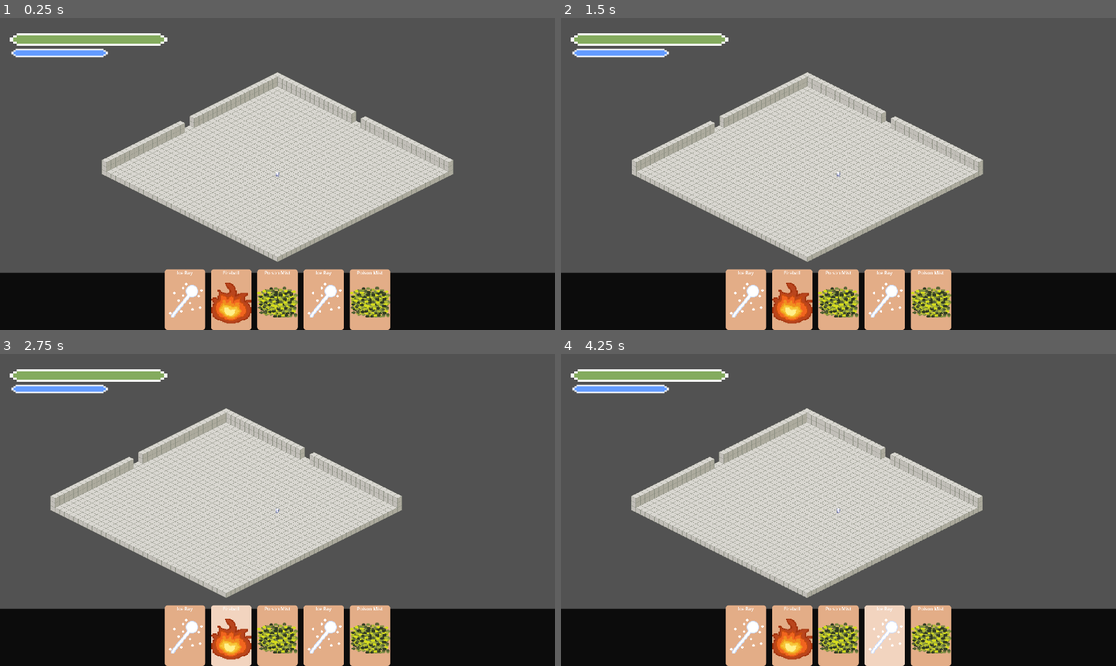
Above: before the commit, frames 1-4 (two rows, left to right).
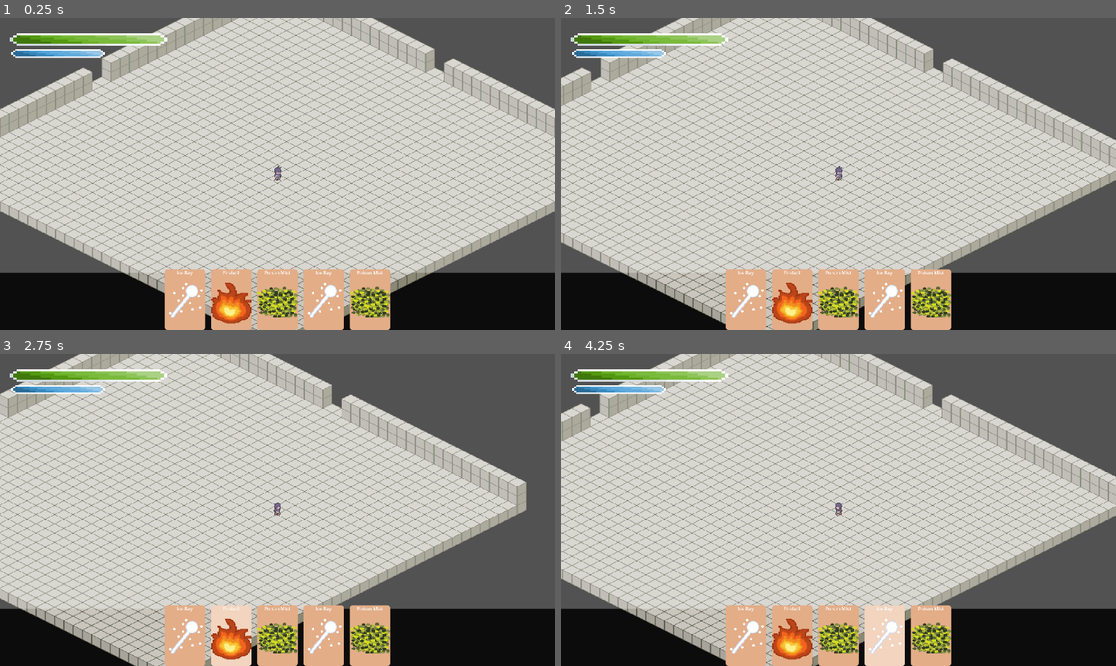
Above: after the commit, the same moments.

Repository: XxItsGoatedxX/IsometricGame
Game: Godot game, scene res://scenes/Main.tscn
Two runs of this game, one before a commit and one after it. Both use one fixed random seed, a clock stepped at 60 frames per second and the inputs below.
Inputs (mouse positions are in pixels of both pictures, inside the frame that each line leads up to):
- Up to frame 1 (0.25 s): no input
- Up to frame 2 (1.5 s): tap Enter at 0.5 s; move the mouse to (960, 158) at 0.52 s; hold D (move_right) 0.53-1.25 s; hold Shift (sprint) 0.53-1.25 s; click (960, 158) at 0.67 s; drag from (727, 189) to (810, 236) at 1.27 s
- Up to frame 3 (2.75 s): tap Space at 2 s; move the mouse to (333, 441) at 2.02 s; hold D (move_right) from 2.03 s (still down); tap 2 at 2.1 s
- Up to frame 4 (4.25 s): release D (move_right) at 2.75 s; drag from (810, 572) to (672, 463) at 2.77 s; tap Enter at 3.5 s; move the mouse to (1005, 556) at 3.52 s; hold A (move_left) from 3.53 s (still down); tap 4 at 3.6 s

The runs differ from the first frame. In frame 1, 54% of the frame differs, in the area x 0-100%, y 0-100%; in frame 2, 54%; in frame 3, 51%; in frame 4, 53%.

Commit message:
Changed Sprite
Changed Sprite to allow for more animations (Will be changed again later)

Diff:
--- a/scenes/Main.tscn
+++ b/scenes/Main.tscn
@@ -303,10 +303,15 @@
 layout_mode = 0
 offset_left = -25.0
 offset_top = -36.0
-offset_right = 438.0
-offset_bottom = 273.0
+offset_right = 426.0
+offset_bottom = 276.0
 value = 100.0
 nine_patch_stretch = true
 texture_under = ExtResource("8_lhr70")
 texture_over = ExtResource("10_bjd11")
 texture_progress = ExtResource("11_wp0k4")
+
+[node name="StaticBody2D" type="StaticBody2D" parent="."]
+
+[node name="CollisionPolygon2D" type="CollisionPolygon2D" parent="StaticBody2D"]
+polygon = PackedVector2Array(-591, -8, -2, 287, 592, -9, 287, -160, 304, -169, 272, -183, 256, -176, 1, -305, -288, -159, -304, -167, -332, -152, -322, -145, -575, -17, -706, -102, 21, -457, 722, -110, 754, 58, 83, 403, -504, 315, -693, -33, -582, -15)
--- a/scenes/player.tscn
+++ b/scenes/player.tscn
@@ -1,81 +1,329 @@
-[gd_scene load_steps=22 format=3 uid="uid://bfutcib80jvqp"]
-
-[ext_resource type="Texture2D" uid="uid://col7r6srwrk4l" path="res://assets/Small-8-Direction-Characters_by_AxulArt/Small-8-Direction-Characters_by_AxulArt/Small-8-Direction-Characters_by_AxulArt.png" id="1_3vyb7"]
+[gd_scene load_steps=84 format=3 uid="uid://bfutcib80jvqp"]
+
 [ext_resource type="Script" uid="uid://cgm2i5b7aqh8i" path="res://scripts/player.gd" id="1_g2els"]
-
-[sub_resource type="AtlasTexture" id="AtlasTexture_g2els"]
-atlas = ExtResource("1_3vyb7")
-region = Rect2(80, 48, 16, 24)
+[ext_resource type="Texture2D" uid="uid://fapnx0jyqy1c" path="res://assets/The Male adventurer - Free/Idle/idle.png" id="2_ur7pv"]
+[ext_resource type="Texture2D" uid="uid://dnx1xoypbxche" path="res://assets/The Male adventurer - Free/Walk/walk.png" id="3_ur7pv"]
+[ext_resource type="Texture2D" uid="uid://ccfnbgxjrbfsy" path="res://assets/The Male adventurer - Free/Walk/walk_up.png" id="4_y4r1p"]
+[ext_resource type="Texture2D" uid="uid://dsnfmvmvmf3jk" path="res://assets/The Male adventurer - Free/Walk/walk_left_up.png" id="5_d2wvv"]
+[ext_resource type="Texture2D" uid="uid://esc2rslpw3vx" path="res://assets/The Male adventurer - Free/Walk/walk_right_up.png" id="6_3v2ag"]
+[ext_resource type="Texture2D" uid="uid://by5oqmtiob86w" path="res://assets/The Male adventurer - Free/Walk/walk_down.png" id="7_jej6c"]
+[ext_resource type="Texture2D" uid="uid://c8ufbuaoipkq2" path="res://assets/The Male adventurer - Free/Walk/walk_right_down.png" id="8_f1ej7"]
+[ext_resource type="Texture2D" uid="uid://bojtdtrw1dj7v" path="res://assets/The Male adventurer - Free/Walk/walk_left_down.png" id="9_oprun"]
+
+[sub_resource type="AtlasTexture" id="AtlasTexture_y4r1p"]
+atlas = ExtResource("2_ur7pv")
+region = Rect2(0, 0, 48, 64)
 
 [sub_resource type="AtlasTexture" id="AtlasTexture_d2wvv"]
-atlas = ExtResource("1_3vyb7")
-region = Rect2(32, 24, 16, 24)
+atlas = ExtResource("2_ur7pv")
+region = Rect2(48, 0, 48, 64)
 
 [sub_resource type="AtlasTexture" id="AtlasTexture_3v2ag"]
-atlas = ExtResource("1_3vyb7")
-region = Rect2(32, 72, 16, 24)
+atlas = ExtResource("2_ur7pv")
+region = Rect2(96, 0, 48, 64)
 
 [sub_resource type="AtlasTexture" id="AtlasTexture_jej6c"]
-atlas = ExtResource("1_3vyb7")
-region = Rect2(0, 24, 16, 24)
+atlas = ExtResource("2_ur7pv")
+region = Rect2(144, 0, 48, 64)
 
 [sub_resource type="AtlasTexture" id="AtlasTexture_f1ej7"]
-atlas = ExtResource("1_3vyb7")
-region = Rect2(0, 72, 16, 24)
-
-[sub_resource type="AtlasTexture" id="AtlasTexture_qhqgy"]
-atlas = ExtResource("1_3vyb7")
-region = Rect2(16, 72, 16, 24)
-
-[sub_resource type="AtlasTexture" id="AtlasTexture_dqkch"]
-atlas = ExtResource("1_3vyb7")
-region = Rect2(16, 24, 16, 24)
-
-[sub_resource type="AtlasTexture" id="AtlasTexture_qlg0r"]
-atlas = ExtResource("1_3vyb7")
-region = Rect2(112, 24, 16, 24)
-
-[sub_resource type="AtlasTexture" id="AtlasTexture_tuyoq"]
-atlas = ExtResource("1_3vyb7")
-region = Rect2(112, 72, 16, 24)
+atlas = ExtResource("2_ur7pv")
+region = Rect2(192, 0, 48, 64)
 
 [sub_resource type="AtlasTexture" id="AtlasTexture_oprun"]
-atlas = ExtResource("1_3vyb7")
-region = Rect2(64, 72, 16, 24)
+atlas = ExtResource("2_ur7pv")
+region = Rect2(240, 0, 48, 64)
+
+[sub_resource type="AtlasTexture" id="AtlasTexture_1da1t"]
+atlas = ExtResource("2_ur7pv")
+region = Rect2(288, 0, 48, 64)
+
+[sub_resource type="AtlasTexture" id="AtlasTexture_p21yu"]
+atlas = ExtResource("2_ur7pv")
+region = Rect2(336, 0, 48, 64)
 
 [sub_resource type="AtlasTexture" id="AtlasTexture_a8ls1"]
-atlas = ExtResource("1_3vyb7")
-region = Rect2(64, 24, 16, 24)
-
-[sub_resource type="AtlasTexture" id="AtlasTexture_fjrip"]
-atlas = ExtResource("1_3vyb7")
-region = Rect2(48, 72, 16, 24)
-
-[sub_resource type="AtlasTexture" id="AtlasTexture_smehm"]
-atlas = ExtResource("1_3vyb7")
-region = Rect2(48, 24, 16, 24)
-
-[sub_resource type="AtlasTexture" id="AtlasTexture_ur7pv"]
-atlas = ExtResource("1_3vyb7")
-region = Rect2(80, 72, 16, 24)
-
-[sub_resource type="AtlasTexture" id="AtlasTexture_y4r1p"]
-atlas = ExtResource("1_3vyb7")
-region = Rect2(80, 24, 16, 24)
+atlas = ExtResource("3_ur7pv")
+region = Rect2(0, 320, 48, 64)
 
 [sub_resource type="AtlasTexture" id="AtlasTexture_qfm1y"]
-atlas = ExtResource("1_3vyb7")
-region = Rect2(96, 24, 16, 24)
+atlas = ExtResource("3_ur7pv")
+region = Rect2(48, 320, 48, 64)
 
 [sub_resource type="AtlasTexture" id="AtlasTexture_fulsm"]
-atlas = ExtResource("1_3vyb7")
-region = Rect2(96, 72, 16, 24)
+atlas = ExtResource("3_ur7pv")
+region = Rect2(96, 320, 48, 64)
+
+[sub_resource type="AtlasTexture" id="AtlasTexture_4r5pv"]
+atlas = ExtResource("3_ur7pv")
+region = Rect2(144, 320, 48, 64)
+
+[sub_resource type="AtlasTexture" id="AtlasTexture_60mlk"]
+atlas = ExtResource("3_ur7pv")
+region = Rect2(192, 320, 48, 64)
+
+[sub_resource type="AtlasTexture" id="AtlasTexture_i4ail"]
+atlas = ExtResource("3_ur7pv")
+region = Rect2(240, 320, 48, 64)
+
+[sub_resource type="AtlasTexture" id="AtlasTexture_a38lo"]
+atlas = ExtResource("3_ur7pv")
+region = Rect2(288, 320, 48, 64)
+
+[sub_resource type="AtlasTexture" id="AtlasTexture_4ni07"]
+atlas = ExtResource("3_ur7pv")
+region = Rect2(336, 320, 48, 64)
+
+[sub_resource type="AtlasTexture" id="AtlasTexture_l71n6"]
+atlas = ExtResource("4_y4r1p")
+region = Rect2(0, 0, 48, 64)
+
+[sub_resource type="AtlasTexture" id="AtlasTexture_ke2ow"]
+atlas = ExtResource("4_y4r1p")
+region = Rect2(48, 0, 48, 64)
+
+[sub_resource type="AtlasTexture" id="AtlasTexture_ujl30"]
+atlas = ExtResource("4_y4r1p")
+region = Rect2(96, 0, 48, 64)
+
+[sub_resource type="AtlasTexture" id="AtlasTexture_31cv2"]
+atlas = ExtResource("4_y4r1p")
+region = Rect2(144, 0, 48, 64)
+
+[sub_resource type="AtlasTexture" id="AtlasTexture_pf23h"]
+atlas = ExtResource("4_y4r1p")
+region = Rect2(192, 0, 48, 64)
+
+[sub_resource type="AtlasTexture" id="AtlasTexture_dt7fs"]
+atlas = ExtResource("4_y4r1p")
+region = Rect2(240, 0, 48, 64)
+
+[sub_resource type="AtlasTexture" id="AtlasTexture_wqfne"]
+atlas = ExtResource("4_y4r1p")
+region = Rect2(288, 0, 48, 64)
+
+[sub_resource type="AtlasTexture" id="AtlasTexture_wnwbv"]
+atlas = ExtResource("4_y4r1p")
+region = Rect2(336, 0, 48, 64)
+
+[sub_resource type="AtlasTexture" id="AtlasTexture_cs1tg"]
+atlas = ExtResource("6_3v2ag")
+region = Rect2(0, 0, 48, 64)
+
+[sub_resource type="AtlasTexture" id="AtlasTexture_2dvfe"]
+atlas = ExtResource("6_3v2ag")
+region = Rect2(48, 0, 48, 64)
+
+[sub_resource type="AtlasTexture" id="AtlasTexture_giy8y"]
+atlas = ExtResource("6_3v2ag")
+region = Rect2(96, 0, 48, 64)
+
+[sub_resource type="AtlasTexture" id="AtlasTexture_fdfoy"]
+atlas = ExtResource("6_3v2ag")
+region = Rect2(144, 0, 48, 64)
+
+[sub_resource type="AtlasTexture" id="AtlasTexture_hhpqf"]
+atlas = ExtResource("6_3v2ag")
+region = Rect2(192, 0, 48, 64)
+
+[sub_resource type="AtlasTexture" id="AtlasTexture_g5jhy"]
+atlas = ExtResource("6_3v2ag")
+region = Rect2(240, 0, 48, 64)
+
+[sub_resource type="AtlasTexture" id="AtlasTexture_holxr"]
+atlas = ExtResource("6_3v2ag")
+region = Rect2(288, 0, 48, 64)
+
+[sub_resource type="AtlasTexture" id="AtlasTexture_mx1m4"]
+atlas = ExtResource("6_3v2ag")
+region = Rect2(336, 0, 48, 64)
+
+[sub_resource type="AtlasTexture" id="AtlasTexture_gl8cc"]
+atlas = ExtResource("5_d2wvv")
+region = Rect2(0, 0, 48, 64)
+
+[sub_resource type="AtlasTexture" id="AtlasTexture_487ah"]
+atlas = ExtResource("5_d2wvv")
+region = Rect2(48, 0, 48, 64)
+
+[sub_resource type="AtlasTexture" id="AtlasTexture_md1ol"]
+atlas = ExtResource("5_d2wvv")
+region = Rect2(96, 0, 48, 64)
+
+[sub_resource type="AtlasTexture" id="AtlasTexture_bj30b"]
+atlas = ExtResource("5_d2wvv")
+region = Rect2(144, 0, 48, 64)
+
+[sub_resource type="AtlasTexture" id="AtlasTexture_jc3p3"]
+atlas = ExtResource("5_d2wvv")
+region = Rect2(192, 0, 48, 64)
+
+[sub_resource type="AtlasTexture" id="AtlasTexture_hax0n"]
+atlas = ExtResource("5_d2wvv")
+region = Rect2(240, 0, 48, 64)
+
+[sub_resource type="AtlasTexture" id="AtlasTexture_t4otl"]
+atlas = ExtResource("5_d2wvv")
+region = Rect2(288, 0, 48, 64)
+
+[sub_resource type="AtlasTexture" id="AtlasTexture_j2b1d"]
+atlas = ExtResource("5_d2wvv")
+region = Rect2(336, 0, 48, 64)
+
+[sub_resource type="AtlasTexture" id="AtlasTexture_4gjji"]
+atlas = ExtResource("7_jej6c")
+region = Rect2(0, 0, 48, 64)
+
+[sub_resource type="AtlasTexture" id="AtlasTexture_u2ulf"]
+atlas = ExtResource("7_jej6c")
+region = Rect2(48, 0, 48, 64)
+
+[sub_resource type="AtlasTexture" id="AtlasTexture_6e8lb"]
+atlas = ExtResource("7_jej6c")
+region = Rect2(96, 0, 48, 64)
+
+[sub_resource type="AtlasTexture" id="AtlasTexture_2gdjj"]
+atlas = ExtResource("7_jej6c")
+region = Rect2(144, 0, 48, 64)
+
+[sub_resource type="AtlasTexture" id="AtlasTexture_sc3ue"]
+atlas = ExtResource("7_jej6c")
+region = Rect2(192, 0, 48, 64)
+
+[sub_resource type="AtlasTexture" id="AtlasTexture_lxlsd"]
+atlas = ExtResource("7_jej6c")
+region = Rect2(240, 0, 48, 64)
+
+[sub_resource type="AtlasTexture" id="AtlasTexture_ha2mi"]
+atlas = ExtResource("7_jej6c")
+region = Rect2(288, 0, 48, 64)
+
+[sub_resource type="AtlasTexture" id="AtlasTexture_apa73"]
+atlas = ExtResource("7_jej6c")
+region = Rect2(336, 0, 48, 64)
+
+[sub_resource type="AtlasTexture" id="AtlasTexture_74r1k"]
+atlas = ExtResource("8_f1ej7")
+region = Rect2(0, 0, 48, 64)
+
+[sub_resource type="AtlasTexture" id="AtlasTexture_8svfe"]
+atlas = ExtResource("8_f1ej7")
+region = Rect2(48, 0, 48, 64)
+
+[sub_resource type="AtlasTexture" id="AtlasTexture_2a3c5"]
+atlas = ExtResource("8_f1ej7")
+region = Rect2(96, 0, 48, 64)
+
+[sub_resource type="AtlasTexture" id="AtlasTexture_42b1b"]
+atlas = ExtResource("8_f1ej7")
+region = Rect2(144, 0, 48, 64)
+
+[sub_resource type="AtlasTexture" id="AtlasTexture_h7ic4"]
+atlas = ExtResource("8_f1ej7")
+region = Rect2(192, 0, 48, 64)
+
+[sub_resource type="AtlasTexture" id="AtlasTexture_au7lq"]
+atlas = ExtResource("8_f1ej7")
+region = Rect2(240, 0, 48, 64)
+
+[sub_resource type="AtlasTexture" id="AtlasTexture_nubpm"]
+atlas = ExtResource("8_f1ej7")
+region = Rect2(288, 0, 48, 64)
+
+[sub_resource type="AtlasTexture" id="AtlasTexture_ua5cf"]
+atlas = ExtResource("8_f1ej7")
+region = Rect2(336, 0, 48, 64)
+
+[sub_resource type="AtlasTexture" id="AtlasTexture_51ujp"]
+atlas = ExtResource("9_oprun")
+region = Rect2(0, 0, 48, 64)
+
+[sub_resource type="AtlasTexture" id="AtlasTexture_tk41t"]
+atlas = ExtResource("9_oprun")
+region = Rect2(48, 0, 48, 64)
+
+[sub_resource type="AtlasTexture" id="AtlasTexture_fuw3a"]
+atlas = ExtResource("9_oprun")
+region = Rect2(96, 0, 48, 64)
+
+[sub_resource type="AtlasTexture" id="AtlasTexture_8txt3"]
+atlas = ExtResource("9_oprun")
+region = Rect2(144, 0, 48, 64)
+
+[sub_resource type="AtlasTexture" id="AtlasTexture_2w11d"]
+atlas = ExtResource("9_oprun")
+region = Rect2(192, 0, 48, 64)
+
+[sub_resource type="AtlasTexture" id="AtlasTexture_770dr"]
+atlas = ExtResource("9_oprun")
+region = Rect2(240, 0, 48, 64)
+
+[sub_resource type="AtlasTexture" id="AtlasTexture_8f1cb"]
+atlas = ExtResource("9_oprun")
+region = Rect2(288, 0, 48, 64)
+
+[sub_resource type="AtlasTexture" id="AtlasTexture_vdulj"]
+atlas = ExtResource("9_oprun")
+region = Rect2(336, 0, 48, 64)
+
+[sub_resource type="AtlasTexture" id="AtlasTexture_vau08"]
+atlas = ExtResource("3_ur7pv")
+region = Rect2(0, 64, 48, 64)
+
+[sub_resource type="AtlasTexture" id="AtlasTexture_qsb7e"]
+atlas = ExtResource("3_ur7pv")
+region = Rect2(48, 64, 48, 64)
+
+[sub_resource type="AtlasTexture" id="AtlasTexture_qjsmb"]
+atlas = ExtResource("3_ur7pv")
+region = Rect2(96, 64, 48, 64)
+
+[sub_resource type="AtlasTexture" id="AtlasTexture_mwp2n"]
+atlas = ExtResource("3_ur7pv")
+region = Rect2(144, 64, 48, 64)
+
+[sub_resource type="AtlasTexture" id="AtlasTexture_0yhus"]
+atlas = ExtResource("3_ur7pv")
+region = Rect2(192, 64, 48, 64)
+
+[sub_resource type="AtlasTexture" id="AtlasTexture_jlll7"]
+atlas = ExtResource("3_ur7pv")
+region = Rect2(240, 64, 48, 64)
+
+[sub_resource type="AtlasTexture" id="AtlasTexture_qk6i7"]
+atlas = ExtResource("3_ur7pv")
+region = Rect2(288, 64, 48, 64)
+
+[sub_resource type="AtlasTexture" id="AtlasTexture_6c3st"]
+atlas = ExtResource("3_ur7pv")
+region = Rect2(336, 64, 48, 64)
 
 [sub_resource type="SpriteFrames" id="SpriteFrames_qlg0r"]
 animations = [{
 "frames": [{
 "duration": 1.0,
-"texture": SubResource("AtlasTexture_g2els")
+"texture": SubResource("AtlasTexture_y4r1p")
+}, {
+"duration": 1.0,
+"texture": SubResource("AtlasTexture_d2wvv")
+}, {
+"duration": 1.0,
+"texture": SubResource("AtlasTexture_3v2ag")
+}, {
+"duration": 1.0,
+"texture": SubResource("AtlasTexture_jej6c")
+}, {
+"duration": 1.0,
+"texture": SubResource("AtlasTexture_f1ej7")
+}, {
+"duration": 1.0,
+"texture": SubResource("AtlasTexture_oprun")
+}, {
+"duration": 1.0,
+"texture": SubResource("AtlasTexture_1da1t")
+}, {
+"duration": 1.0,
+"texture": SubResource("AtlasTexture_p21yu")
 }],
 "loop": true,
 "name": &"idle",
@@ -83,10 +331,28 @@
 }, {
 "frames": [{
 "duration": 1.0,
-"texture": SubResource("AtlasTexture_d2wvv")
-}, {
-"duration": 1.0,
-"texture": SubResource("AtlasTexture_3v2ag")
+"texture": SubResource("AtlasTexture_a8ls1")
+}, {
+"duration": 1.0,
+"texture": SubResource("AtlasTexture_qfm1y")
+}, {
+"duration": 1.0,
+"texture": SubResource("AtlasTexture_fulsm")
+}, {
+"duration": 1.0,
+"texture": SubResource("AtlasTexture_4r5pv")
+}, {
+"duration": 1.0,
+"texture": SubResource("AtlasTexture_60mlk")
+}, {
+"duration": 1.0,
+"texture": SubResource("AtlasTexture_i4ail")
+}, {
+"duration": 1.0,
+"texture": SubResource("AtlasTexture_a38lo")
+}, {
+"duration": 1.0,
+"texture": SubResource("AtlasTexture_4ni07")
 }],
 "loop": true,
 "name": &"walk-e",
@@ -94,10 +360,28 @@
 }, {
 "frames": [{
 "duration": 1.0,
-"texture": SubResource("AtlasTexture_jej6c")
-}, {
-"duration": 1.0,
-"texture": SubResource("AtlasTexture_f1ej7")
+"texture": SubResource("AtlasTexture_l71n6")
+}, {
+"duration": 1.0,
+"texture": SubResource("AtlasTexture_ke2ow")
+}, {
+"duration": 1.0,
+"texture": SubResource("AtlasTexture_ujl30")
+}, {
+"duration": 1.0,
+"texture": SubResource("AtlasTexture_31cv2")
+}, {
+"duration": 1.0,
+"texture": SubResource("AtlasTexture_pf23h")
+}, {
+"duration": 1.0,
+"texture": SubResource("AtlasTexture_dt7fs")
+}, {
+"duration": 1.0,
+"texture": SubResource("AtlasTexture_wqfne")
+}, {
+"duration": 1.0,
+"texture": SubResource("AtlasTexture_wnwbv")
 }],
 "loop": true,
 "name": &"walk-n",
@@ -105,10 +389,28 @@
 }, {
 "frames": [{
 "duration": 1.0,
-"texture": SubResource("AtlasTexture_qhqgy")
-}, {
-"duration": 1.0,
-"texture": SubResource("AtlasTexture_dqkch")
+"texture": SubResource("AtlasTexture_cs1tg")
+}, {
+"duration": 1.0,
+"texture": SubResource("AtlasTexture_2dvfe")
+}, {
+"duration": 1.0,
+"texture": SubResource("AtlasTexture_giy8y")
+}, {
+"duration": 1.0,
+"texture": SubResource("AtlasTexture_fdfoy")
+}, {
+"duration": 1.0,
+"texture": SubResource("AtlasTexture_hhpqf")
+}, {
+"duration": 1.0,
+"texture": SubResource("AtlasTexture_g5jhy")
+}, {
+"duration": 1.0,
+"texture": SubResource("AtlasTexture_holxr")
+}, {
+"duration": 1.0,
+"texture": SubResource("AtlasTexture_mx1m4")
 }],
 "loop": true,
 "name": &"walk-ne",
@@ -116,10 +418,28 @@
 }, {
 "frames": [{
 "duration": 1.0,
-"texture": SubResource("AtlasTexture_qlg0r")
-}, {
-"duration": 1.0,
-"texture": SubResource("AtlasTexture_tuyoq")
+"texture": SubResource("AtlasTexture_gl8cc")
+}, {
+"duration": 1.0,
+"texture": SubResource("AtlasTexture_487ah")
+}, {
+"duration": 1.0,
+"texture": SubResource("AtlasTexture_md1ol")
+}, {
+"duration": 1.0,
+"texture": SubResource("AtlasTexture_bj30b")
+}, {
+"duration": 1.0,
+"texture": SubResource("AtlasTexture_jc3p3")
+}, {
+"duration": 1.0,
+"texture": SubResource("AtlasTexture_hax0n")
+}, {
+"duration": 1.0,
+"texture": SubResource("AtlasTexture_t4otl")
+}, {
+"duration": 1.0,
+"texture": SubResource("AtlasTexture_j2b1d")
 }],
 "loop": true,
 "name": &"walk-nw",
@@ -127,10 +447,28 @@
 }, {
 "frames": [{
 "duration": 1.0,
-"texture": SubResource("AtlasTexture_oprun")
-}, {
-"duration": 1.0,
-"texture": SubResource("AtlasTexture_a8ls1")
+"texture": SubResource("AtlasTexture_4gjji")
+}, {
+"duration": 1.0,
+"texture": SubResource("AtlasTexture_u2ulf")
+}, {
+"duration": 1.0,
+"texture": SubResource("AtlasTexture_6e8lb")
+}, {
+"duration": 1.0,
+"texture": SubResource("AtlasTexture_2gdjj")
+}, {
+"duration": 1.0,
+"texture": SubResource("AtlasTexture_sc3ue")
+}, {
+"duration": 1.0,
+"texture": SubResource("AtlasTexture_lxlsd")
+}, {
+"duration": 1.0,
+"texture": SubResource("AtlasTexture_ha2mi")
+}, {
+"duration": 1.0,
+"texture": SubResource("AtlasTexture_apa73")
 }],
 "loop": true,
 "name": &"walk-s",
@@ -138,10 +476,28 @@
 }, {
 "frames": [{
 "duration": 1.0,
-"texture": SubResource("AtlasTexture_fjrip")
-}, {
-"duration": 1.0,
-"texture": SubResource("AtlasTexture_smehm")
+"texture": SubResource("AtlasTexture_74r1k")
+}, {
+"duration": 1.0,
+"texture": SubResource("AtlasTexture_8svfe")
+}, {
+"duration": 1.0,
+"texture": SubResource("AtlasTexture_2a3c5")
+}, {
+"duration": 1.0,
+"texture": SubResource("AtlasTexture_42b1b")
+}, {
+"duration": 1.0,
+"texture": SubResource("AtlasTexture_h7ic4")
+}, {
+"duration": 1.0,
+"texture": SubResource("AtlasTexture_au7lq")
+}, {
+"duration": 1.0,
+"texture": SubResource("AtlasTexture_nubpm")
+}, {
+"duration": 1.0,
+"texture": SubResource("AtlasTexture_ua5cf")
 }],
 "loop": true,
 "name": &"walk-se",
@@ -149,10 +505,28 @@
 }, {
 "frames": [{
 "duration": 1.0,
-"texture": SubResource("AtlasTexture_ur7pv")
-}, {
-"duration": 1.0,
-"texture": SubResource("AtlasTexture_y4r1p")
+"texture": SubResource("AtlasTexture_51ujp")
+}, {
+"duration": 1.0,
+"texture": SubResource("AtlasTexture_tk41t")
+}, {
+"duration": 1.0,
+"texture": SubResource("AtlasTexture_fuw3a")
+}, {
+"duration": 1.0,
+"texture": SubResource("AtlasTexture_8txt3")
+}, {
+"duration": 1.0,
+"texture": SubResource("AtlasTexture_2w11d")
+}, {
+"duration": 1.0,
+"texture": SubResource("AtlasTexture_770dr")
+}, {
+"duration": 1.0,
+"texture": SubResource("AtlasTexture_8f1cb")
+}, {
+"duration": 1.0,
+"texture": SubResource("AtlasTexture_vdulj")
 }],
 "loop": true,
 "name": &"walk-sw",
@@ -160,10 +534,28 @@
 }, {
 "frames": [{
 "duration": 1.0,
-"texture": SubResource("AtlasTexture_qfm1y")
-}, {
-"duration": 1.0,
-"texture": SubResource("AtlasTexture_fulsm")
+"texture": SubResource("AtlasTexture_vau08")
+}, {
+"duration": 1.0,
+"texture": SubResource("AtlasTexture_qsb7e")
+}, {
+"duration": 1.0,
+"texture": SubResource("AtlasTexture_qjsmb")
+}, {
+"duration": 1.0,
+"texture": SubResource("AtlasTexture_mwp2n")
+}, {
+"duration": 1.0,
+"texture": SubResource("AtlasTexture_0yhus")
+}, {
+"duration": 1.0,
+"texture": SubResource("AtlasTexture_jlll7")
+}, {
+"duration": 1.0,
+"texture": SubResource("AtlasTexture_qk6i7")
+}, {
+"duration": 1.0,
+"texture": SubResource("AtlasTexture_6c3st")
 }],
 "loop": true,
 "name": &"walk-w",
@@ -171,7 +563,7 @@
 }]
 
 [sub_resource type="CircleShape2D" id="CircleShape2D_tuyoq"]
-radius = 64.7765
+radius = 7.0
 
 [node name="Player" type="CharacterBody2D"]
 motion_mode = 1
@@ -179,14 +571,16 @@
 
 [node name="AnimatedSprite2D" type="AnimatedSprite2D" parent="."]
 sprite_frames = SubResource("SpriteFrames_qlg0r")
-animation = &"walk-n"
+animation = &"idle"
 autoplay = "idle"
-frame_progress = 0.195562
+frame_progress = 0.249385
 
 [node name="CollisionShape2D" type="CollisionShape2D" parent="."]
+position = Vector2(0, 3)
 shape = SubResource("CircleShape2D_tuyoq")
 
 [node name="Camera2D" type="Camera2D" parent="."]
+zoom = Vector2(2, 2)
 limit_left = -9999
 limit_top = -9999
 limit_right = 9999
Binary file changed: assets/HealthBarOver.png
Binary file changed: assets/StaminaBarOver.png
Binary file added: assets/The Male adventurer - Free/Dash/Dash.png
Not shown, added: assets/The Male adventurer - Free/Dash/Dash.png.import
Binary file added: assets/The Male adventurer - Free/Dash/Dash_Down.png
Not shown, added: assets/The Male adventurer - Free/Dash/Dash_Down.png.import
Binary file added: assets/The Male adventurer - Free/Dash/Dash_left_Down.png
Not shown, added: assets/The Male adventurer - Free/Dash/Dash_left_Down.png.import
Binary file added: assets/The Male adventurer - Free/Dash/Dash_left_Up.png
Not shown, added: assets/The Male adventurer - Free/Dash/Dash_left_Up.png.import
Binary file added: assets/The Male adventurer - Free/Dash/Dash_right_Down.png
Not shown, added: assets/The Male adventurer - Free/Dash/Dash_right_Down.png.import
(and 110 more such lines)
